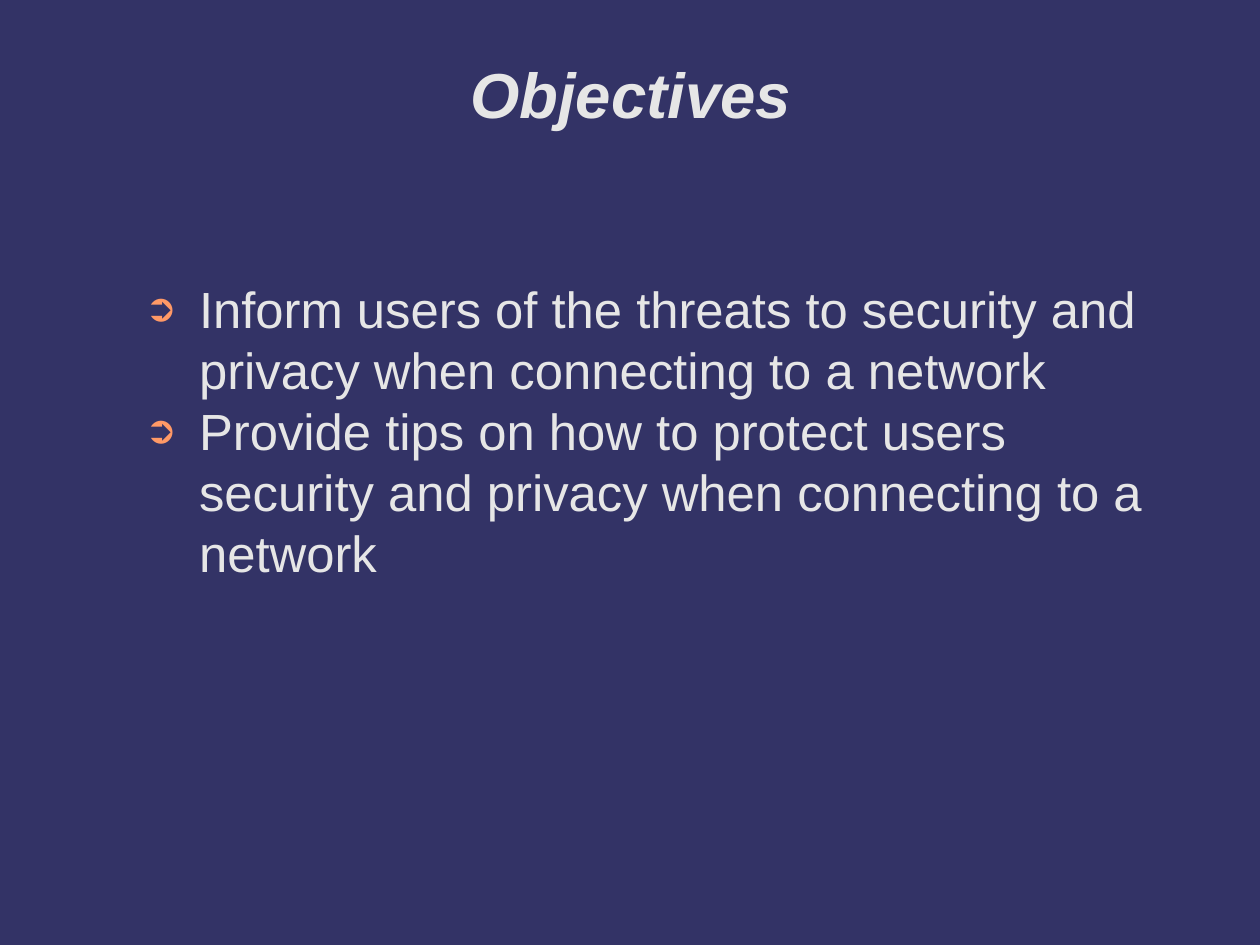
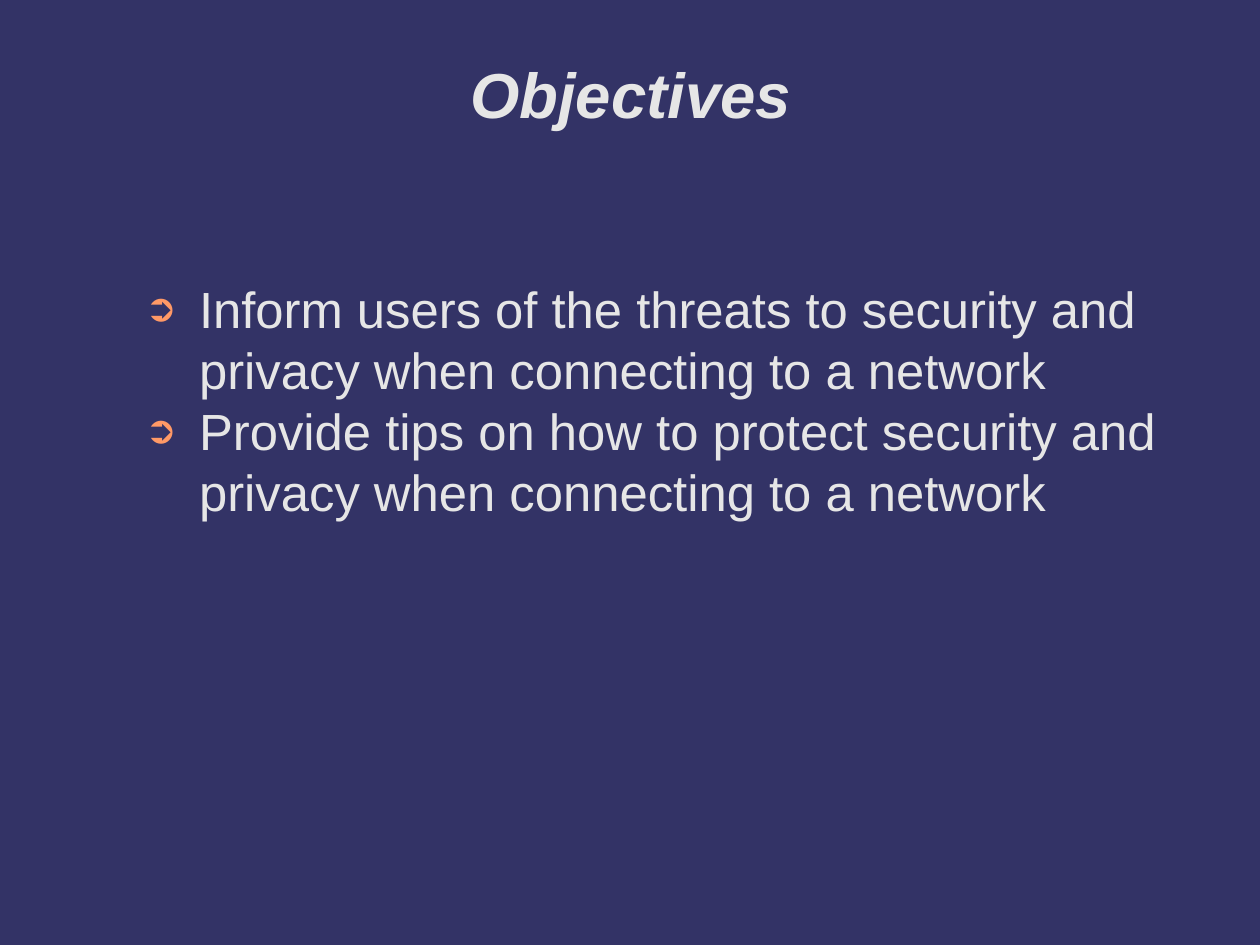
Before and after one commit to jachermocilla/jach-homepage, a slide deck: slide 3 of netsecurity-talk.odp. Drawn at 1260x945 pixels with LibreOffice and Linux fonts; fonts in the diff are those of the drawing; background and template pictures are left out. Boxes give left, top, right and bottom in pixels: in the first picture for what was removed or moved away, otherwise in the second. Text is boxed around its words. In the diff, an @@ line names an element or a change of style, - is before the commit and + after.

```diff
--- a/netsecurity-talk.odp
+++ b/netsecurity-talk.odp
@@ text at bbox=[199, 413, 1156, 522]: text changed @@
-➲ Provide tips on how to protect users security and privacy when connecting to a network
+➲ Provide tips on how to protect security and privacy when connecting to a network
```
